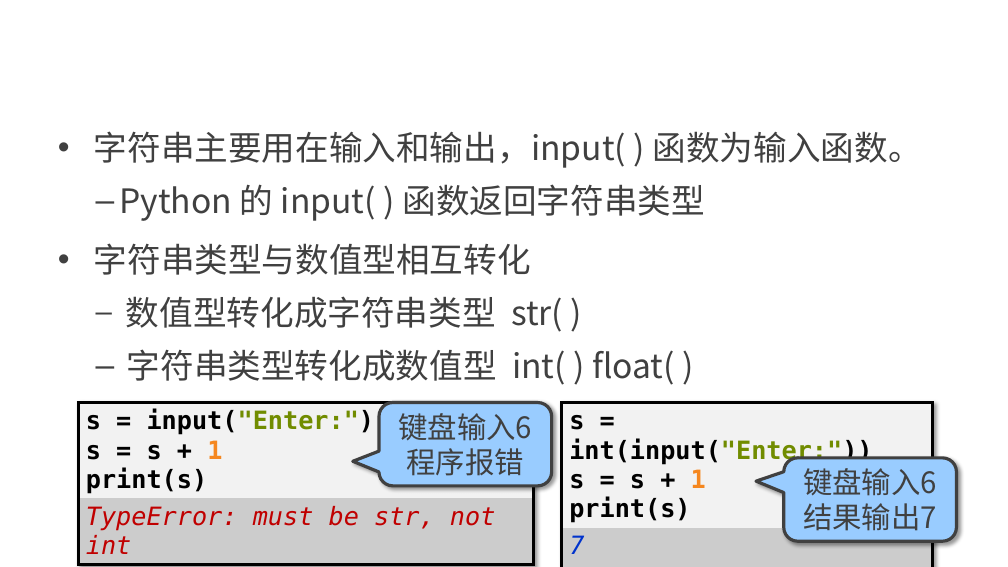
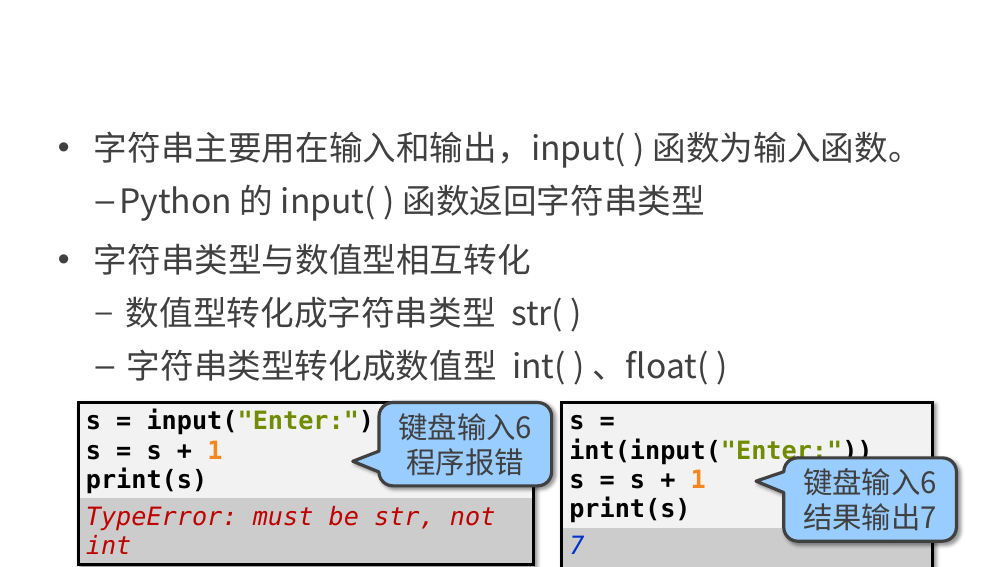
Before and after one commit to edu2act/course-computerIntroduction, a slide deck: slide 71 of materials/slides/ch03.pptx. Drawn at 1008x567 pixels with LibreOffice and Linux fonts; fonts in the diff are those of the drawing; background and template pictures are left out. Boxes give left, top, right and bottom in pixels: in the first picture for what was removed or moved away, otherwise in the second. Text is boxed around its words. In the diff, an @@ line names an element or a change of style, - is before the commit and + after.

```diff
--- a/materials/slides/ch03.pptx
+++ b/materials/slides/ch03.pptx
@@ text at [127,349,708,385]: text changed @@
-  – 字符串类型转化成数值型 int( ) float( )
+  – 字符串类型转化成数值型 int( ) 、float( )
```
Also in this commit, not shown: 4 other slides changed, 1 other file.
